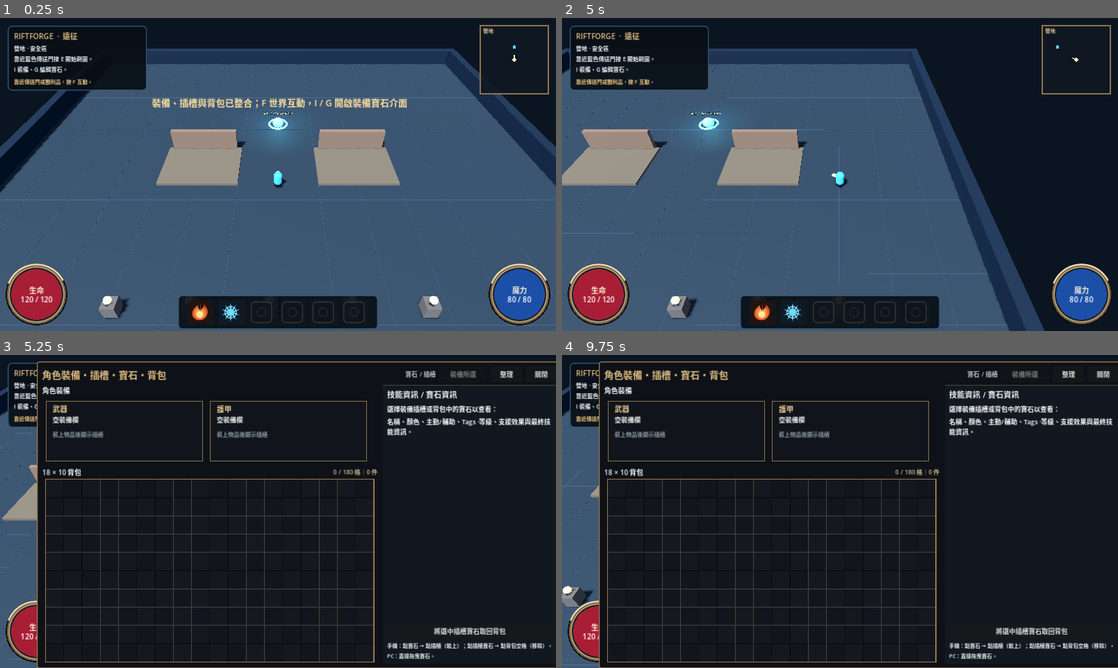
Above: before the commit, frames 1-4 (two rows, left to right).
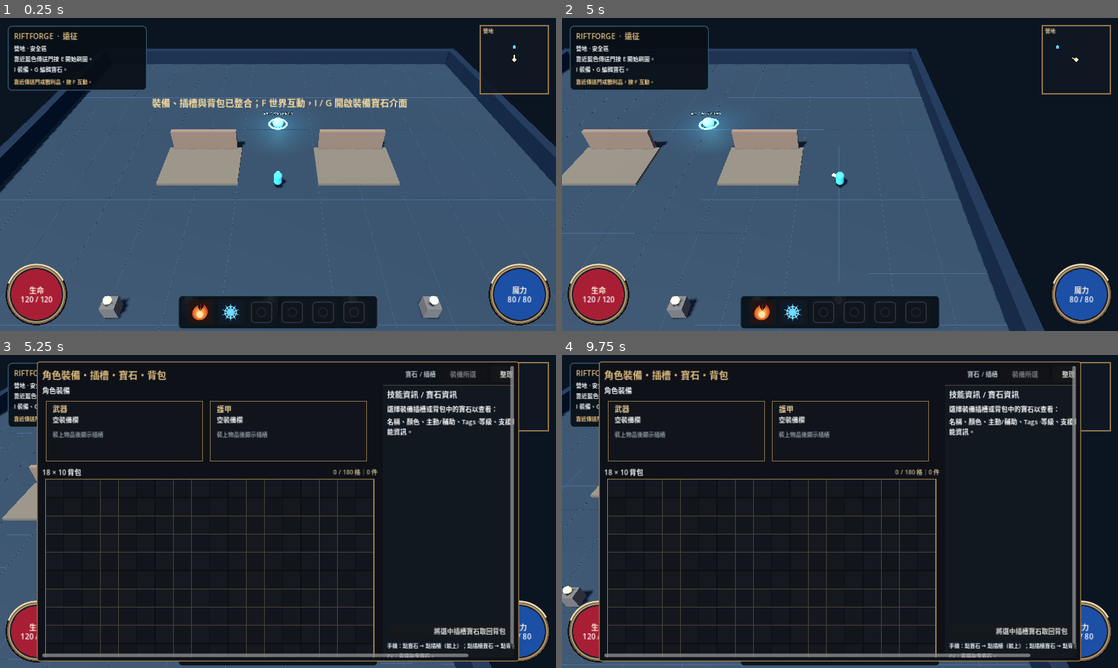
Above: after the commit, the same moments.

Repository: Lucypigr/Riftforge-Godot
Game: Godot game, scene res://scenes/main.tscn
Same seed, same stepped clock (60 frames per second), same inputs: the game is played once before the commit and once after it.
Inputs (mouse positions are in pixels of both pictures, inside the frame that each line leads up to):
- Up to frame 1 (0.25 s): no input
- Up to frame 2 (5 s): click (762, 312) at 0.5 s; click (795, 312) at 1.25 s; tap Enter at 2 s; move the mouse to (962, 158) at 2.02 s; hold D (move_right) 2.03-2.75 s; tap Space (dash) at 2.1 s; click (962, 158) at 2.17 s; drag from (728, 190) to (812, 237) at 2.77 s; move the mouse to (895, 105) at 3.52 s; hold D (move_right) 3.53-4.25 s; tap F (interact) at 3.6 s; drag from (812, 237) to (673, 127) at 4.27 s
- Up to frame 3 (5.25 s): move the mouse to (444, 558) at 5.02 s; hold A (move_left) from 5.03 s (still down); tap G (gems) at 5.1 s
- Up to frame 4 (9.75 s): tap I (inventory) at 5.65 s; release A (move_left) at 5.75 s; drag from (673, 464) to (756, 433) at 5.77 s; move the mouse to (867, 511) at 6.52 s; hold S (move_backward) 6.53-7.25 s; tap Space (dash) at 6.6 s; click (867, 511) at 6.67 s; drag from (756, 433) to (728, 527) at 7.27 s; move the mouse to (962, 495) at 8.02 s; hold W (move_forward) 8.03-8.75 s; tap F (interact) at 8.1 s; drag from (728, 527) to (812, 574) at 8.77 s; move the mouse to (895, 442) at 9.52 s; hold S (move_backward) from 9.53 s (still down); tap G (gems) at 9.6 s

Frames 1-2 are identical in both runs. In frame 3, 4.7% of the frame differs, in the area x 6-100%, y 2-100%; in frame 4, 4.8%.

Commit message:
Keep mobile gem UI full-size with scrolling

Diff:
--- a/scripts/phase10_gem_ui_hud.gd
+++ b/scripts/phase10_gem_ui_hud.gd
@@ -12,6 +12,10 @@
 var _carry_source: Dictionary = {}
 var _mode_label: Label
 var _font: Font
+var _inventory_scroll: ScrollContainer
+var _inventory_outer: VBoxContainer
+var _inventory_body: HBoxContainer
+var _detail_panel: PanelContainer
 
 func initialize(owner_game) -> void:
 	super.initialize(owner_game)
@@ -44,9 +48,19 @@
 	frame.content_margin_bottom = 10
 	_inventory_panel.add_theme_stylebox_override("panel", frame)
 
-	var outer := VBoxContainer.new()
-	outer.add_theme_constant_override("separation", 6)
-	_inventory_panel.add_child(outer)
+	_inventory_scroll = ScrollContainer.new()
+	_inventory_scroll.name = "IntegratedInventoryScroll"
+	_inventory_scroll.size_flags_horizontal = Control.SIZE_EXPAND_FILL
+	_inventory_scroll.size_flags_vertical = Control.SIZE_EXPAND_FILL
+	_inventory_scroll.horizontal_scroll_mode = ScrollContainer.SCROLL_MODE_AUTO
+	_inventory_scroll.vertical_scroll_mode = ScrollContainer.SCROLL_MODE_AUTO
+	_inventory_panel.add_child(_inventory_scroll)
+
+	_inventory_outer = VBoxContainer.new()
+	_inventory_outer.custom_minimum_size = Vector2(1084, 0)
+	_inventory_outer.add_theme_constant_override("separation", 6)
+	_inventory_scroll.add_child(_inventory_outer)
+	var outer := _inventory_outer
 
 	var header := HBoxContainer.new()
 	header.add_theme_constant_override("separation", 8)
@@ -76,10 +90,11 @@
 	close.pressed.connect(close_panels)
 	header.add_child(close)
 
-	var body := HBoxContainer.new()
-	body.add_theme_constant_override("separation", 12)
-	body.size_flags_vertical = Control.SIZE_EXPAND_FILL
-	outer.add_child(body)
+	_inventory_body = HBoxContainer.new()
+	_inventory_body.add_theme_constant_override("separation", 12)
+	_inventory_body.size_flags_vertical = Control.SIZE_EXPAND_FILL
+	outer.add_child(_inventory_body)
+	var body := _inventory_body
 
 	_bag_page = VBoxContainer.new()
 	_bag_page.name = "IntegratedEquipmentAndBag"
@@ -119,8 +134,9 @@
 	_item_details.visible = false
 	_bag_page.add_child(_item_details)
 
-	var detail_panel := PanelContainer.new()
-	detail_panel.custom_minimum_size = Vector2(300, 610)
+	_detail_panel = PanelContainer.new()
+	_detail_panel.custom_minimum_size = Vector2(300, 610)
+	var detail_panel := _detail_panel
 	var detail_style := StyleBoxFlat.new()
 	detail_style.bg_color = Color("#121820")
 	detail_style.border_color = Color("#514838")
@@ -169,6 +185,40 @@
 
 	_refresh_inventory()
 
+func set_mobile_layout(active: bool) -> void:
+	super.set_mobile_layout(active)
+	if _inventory_panel == null or _inventory_scroll == null or _detail_panel == null:
+		return
+	if active:
+		# Mobile keeps 42px backpack cells and full-size socket targets. The
+		# integrated surface scrolls instead of shrinking the whole UI.
+		if _detail_panel.get_parent() != _bag_page:
+			_detail_panel.get_parent().remove_child(_detail_panel)
+			_bag_page.add_child(_detail_panel)
+		_detail_panel.custom_minimum_size = Vector2(756, 220)
+		_gem_detail.custom_minimum_size = Vector2(720, 150)
+		_inventory_outer.custom_minimum_size = Vector2(772, 0)
+	else:
+		if _detail_panel.get_parent() != _inventory_body:
+			_detail_panel.get_parent().remove_child(_detail_panel)
+			_inventory_body.add_child(_detail_panel)
+			_inventory_body.move_child(_detail_panel, 1)
+		_detail_panel.custom_minimum_size = Vector2(300, 610)
+		_gem_detail.custom_minimum_size = Vector2(278, 500)
+		_inventory_outer.custom_minimum_size = Vector2(1084, 0)
+
+func set_mobile_inventory_viewport(view_size: Vector2) -> void:
+	if _inventory_panel == null:
+		return
+	var width := maxf(280.0, view_size.x - 24.0)
+	var height := maxf(260.0, view_size.y - 18.0)
+	_inventory_panel.scale = Vector2.ONE
+	_inventory_panel.pivot_offset = Vector2(width, height) * 0.5
+	_inventory_panel.offset_left = -width * 0.5
+	_inventory_panel.offset_right = width * 0.5
+	_inventory_panel.offset_top = -height * 0.5
+	_inventory_panel.offset_bottom = height * 0.5
+
 func _build_gems() -> void:
 	# G opens the exact same integrated equipment/socket/backpack surface.
 	_gems_panel = _inventory_panel
